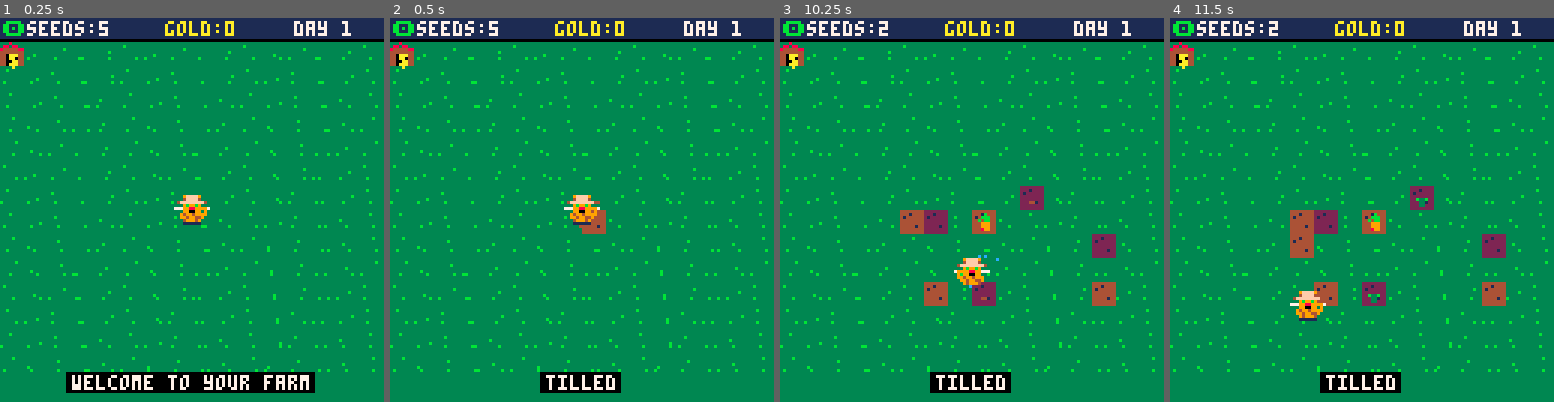
Above: before the commit, frames 1-4 (left to right).
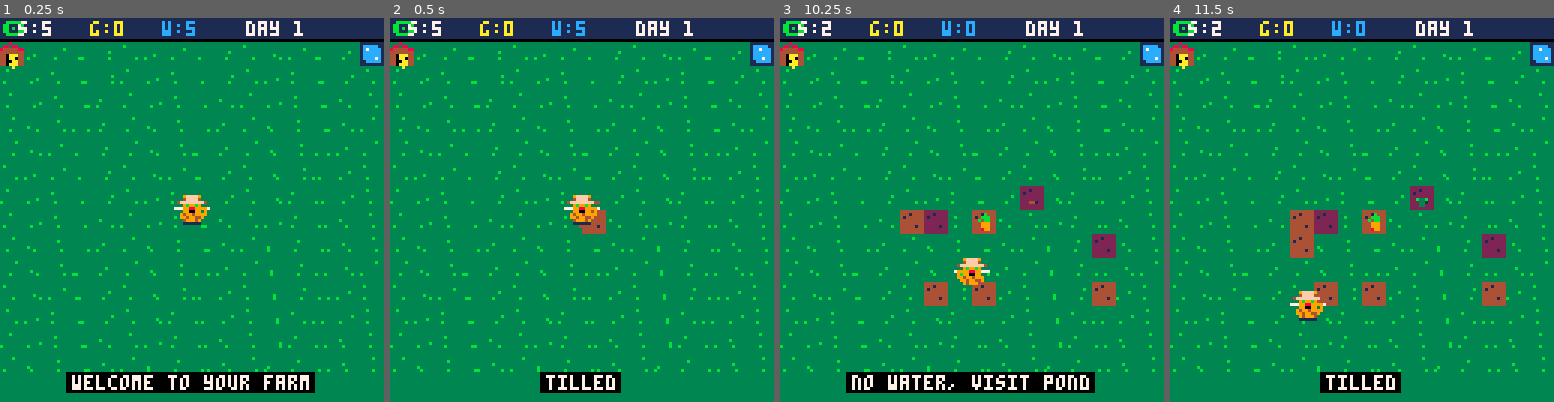
Above: after the commit, the same moments.

Repository: RubenTipparach/tic-labs
Game: PICO-8 cartridge games/pico8-cat-farmer/cart.p8
The game is run twice, just before and just after one commit, with the same random seed, the same clock (stepped at 60 frames per second) and the same inputs.
Inputs:
- Up to frame 1 (0.25 s): no input
- Up to frame 2 (0.5 s): tap O (Z key) at 0.33 s
- Up to frame 3 (10.25 s): tap O (Z key) at 0.7, 1.43, 2.22, 3.1, 3.98, 4.87, 5.75, 6.63, 7.52, 8.4, 9.28, 10.17 s; tap X (X key) at 1.07, 2.07, 2.4, 2.73, 3.07, 3.4, 3.73, 4.07, 4.4, 4.73, 5.07, 5.4, 5.73, 6.07, 6.4, 6.73, 7.07, 7.4, 7.73, 8.07, 8.4, 8.73, 9.07, 9.4, 9.73, 10.07 s; hold Left 1.97-2.37 s; hold Down 2.42-2.82 s; hold Right 2.87-3.53 s; hold Up 3.58-4.08 s; hold Right 4.13-4.53 s; hold Down 4.58-5.08 s; hold Left 5.13-5.8 s; hold Up 5.85-6.18 s; hold Left 6.23-6.63 s; hold Down 6.68-7.08 s; hold Right 7.13-7.8 s; hold Up 7.85-8.35 s; hold Right 8.4-8.8 s; hold Down 8.85-9.35 s; hold Left 9.4-10.07 s; hold Up from 10.12 s (still down)
- Up to frame 4 (11.5 s): tap X (X key) every 0.33 s from 10.4 to 11.4 s; release Up at 10.45 s; hold Left 10.5-10.9 s; hold Down 10.95-11.35 s; tap O (Z key) at 11.05 s; hold Right from 11.4 s (still down)

The runs differ from the first frame. In frame 1, 1.8% of the frame differs, in the area x 4-100%, y 0-13%; in frame 2, 1.8%; in frame 3, 4.9%, in the area x 4-100%, y 0-98%; in frame 4, 2.2%.

Commit message:
add watering can with limited water and a pond to refill
Player now starts with a 5 charge watering can. Each X press on a
tilled or planted plot consumes 1 charge to apply the 2x growth
buff. A pond at the top right corner of the farm refills the can to
full when X is pressed on it. Z on the pond hints to use X.

Updated the HUD to use compact labels (s:N g:N w:N day N) so the
new water counter fits, and updated the intro hint to match.

https://claude.ai/code/session_01NQVs25MQJPDWa3Lsk4afA4

Diff:
--- a/games/pico8-cat-farmer/cart.p8
+++ b/games/pico8-cat-farmer/cart.p8
@@ -21,6 +21,8 @@
  cat={x=60,y=60,f=1,walk=0}
  seeds=5
  gold=0
+ water=5
+ water_max=5
  day=1
  daytime=0
  daylen=60*60
@@ -30,6 +32,8 @@
  msgt=180
  bx=0
  by=0
+ pond_x=cols-1
+ pond_y=0
  parts={}
 end
 
@@ -110,6 +114,10 @@
   else
    say("need 2 gold")
   end
+  return
+ end
+ if tx==pond_x and ty==pond_y then
+  say("press x to fill can")
   return
  end
  local p=plots[tx][ty]
@@ -140,8 +148,24 @@
 function act_x()
  local tx,ty=tile_at()
  if tx<0 or tx>=cols or ty<0 or ty>=rows then return end
+ if tx==pond_x and ty==pond_y then
+  if water<water_max then
+   water=water_max
+   sfx(4)
+   spawn_parts(gx+tx*cell+4,gy+ty*cell+2,12,8)
+   say("filled watering can")
+  else
+   say("can already full")
+  end
+  return
+ end
  local p=plots[tx][ty]
  if p.state>=1 and p.state<3 then
+  if water<=0 then
+   say("no water, visit pond")
+   return
+  end
+  water-=1
   p.water=wet_dur
   sfx(4)
   spawn_parts(gx+tx*cell+4,gy+ty*cell+1,12,4)
@@ -210,6 +234,16 @@
  rectfill(bpx+2,bpy+4,bpx+5,bpy+7,0)
  print("$",bpx+3,bpy+4,10)
 
+ local ppx=gx+pond_x*cell
+ local ppy=gy+pond_y*cell
+ rectfill(ppx,ppy,ppx+cell-1,ppy+cell-1,1)
+ rectfill(ppx+1,ppy+1,ppx+cell-2,ppy+cell-2,12)
+ local rt=daytime\20
+ pset(ppx+2+rt%3,ppy+2,7)
+ pset(ppx+5-rt%2,ppy+5,7)
+ pset(ppx+1,ppy+6,1)
+ pset(ppx+6,ppy+1,1)
+
  for q in all(parts) do
   pset(q.x,q.y,q.c)
  end
@@ -219,9 +253,10 @@
  rectfill(0,0,127,7,1)
  line(0,7,127,7,0)
  print("\142",1,1,11)
- print("seeds:"..seeds,9,1,7)
- print("gold:"..gold,55,1,10)
- print("day "..day,98,1,7)
+ print("s:"..seeds,6,1,7)
+ print("g:"..gold,30,1,10)
+ print("w:"..water,54,1,12)
+ print("day "..day,82,1,7)
 
  if msgt>0 then
   local m=msg
@@ -229,7 +264,7 @@
   rectfill(64-w/2-2,118,64+w/2,124,0)
   print(m,64-w/2,119,7)
  elseif day==1 and daytime<420 then
-  print("z=till/plant/harvest x=water",2,118,6)
+  print("z:till/plant/harvest x:water",2,118,6)
  end
 end
 
